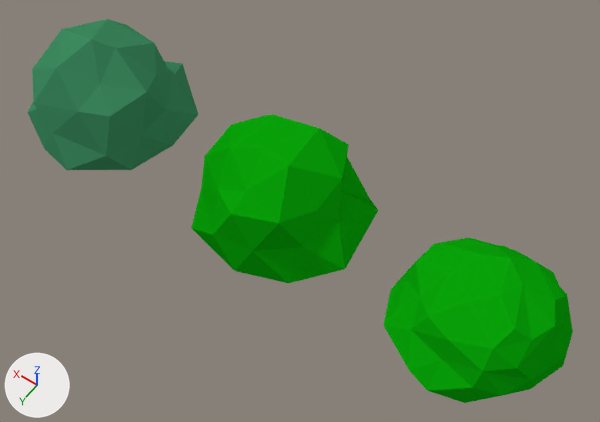
The Blender file Assets/Models/Doodads/bushes.blend as it was, and as the next commit left it.
Before and after are seen from a 50 mm lens placed at (-7.97, 10.16, 16.91), pointed at (-0.75, 0.06, 1.04). The axes (+X, +Y, +Z) are drawn at lower left. The lights are the same throughout.

In view in the first picture: 'bushes1', 'bushes2', 'bushes3'.
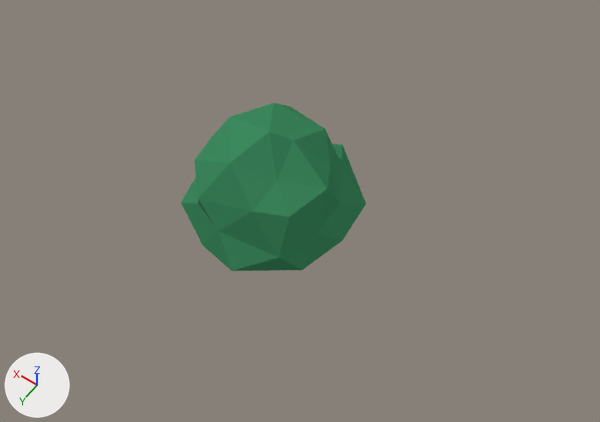
Where the newer file only moved an object's origin or applied its transform, the numbers keep the older frame.

Changed parts and their boxes (x1, y1, x2, y2) in the pictures (600 x 422 px):
'bushes3', mesh moved
    before: (27, 19, 198, 170)
    after: (181, 103, 366, 271)
'bushes1', hidden (green)
    before: (383, 238, 573, 403)
'bushes2', hidden (green)
    before: (191, 115, 378, 283)

The change, as a list of edits to the scene's bpy script:
```text
Change me_icosphere_006:
    where me_icosphere_006.from_pydata(...)  # 70 vertices, 136 faces; spans x -2.04..1.96, y -1.98..2.26, z -1.14..1.16
    used by ob_bushes1; location = (-5.64, 0.0, 1.28)
    me_icosphere_006 part 1: the whole mesh is turned -90 degrees about the x axis through its middle, then moved by (0.02, 0.82, -0.01)
Change me_icosphere_005:
    where me_icosphere_005.from_pydata(...)  # 42 vertices, 80 faces; spans x -2.03..1.88, y -2.5..2.13, z -1.75..2.03
    used by ob_bushes3; location = (5.67, 0.0, 1.28)
    me_icosphere_005 part 2: the whole mesh is moved by (-5.5, 0.03, 0.1)
Change me_icosphere_004:
    where me_icosphere_004.from_pydata(...)  # 42 vertices, 80 faces; spans x -2.43..2.32, y -2.04..2.03, z -1.73..1.58
    used by ob_bushes2; location = (0.0, 0.0, 1.28)
    me_icosphere_004 part 3: the whole mesh is turned -90 degrees about the x axis through its middle, then moved by (0.0, 1.38, 0.11)
Change ob_bushes1:
    ob_bushes1.location: (-5.64, 0.0, 1.28) -> (0.0, 0.0, 0.0)
    ob_bushes1.rotation_euler: (0.0, 0.0, 0.0) -> (1.571, 0.0, 0.0)  # degrees (0, 0, 0) -> degrees (90, 0, 0)
    add ob_bushes1.hide_viewport = True
Change ob_bushes2:
    ob_bushes2.location: (0.0, 0.0, 1.28) -> (0.0, 0.0, 0.0)
    ob_bushes2.rotation_euler: (0.0, 0.0, 0.0) -> (1.571, 0.0, 0.0)  # degrees (0, 0, 0) -> degrees (90, 0, 0)
    add ob_bushes2.hide_viewport = True
```
